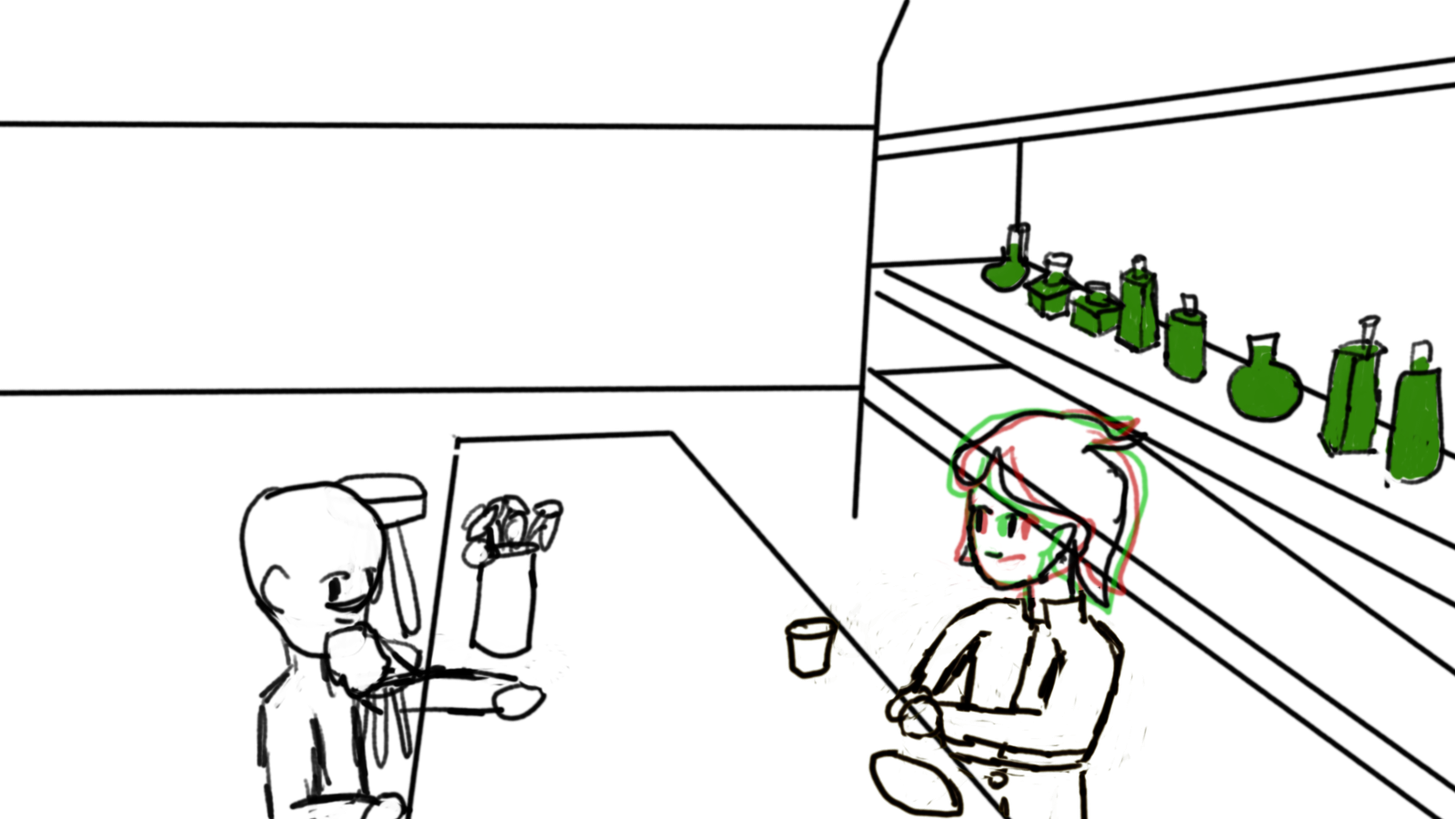
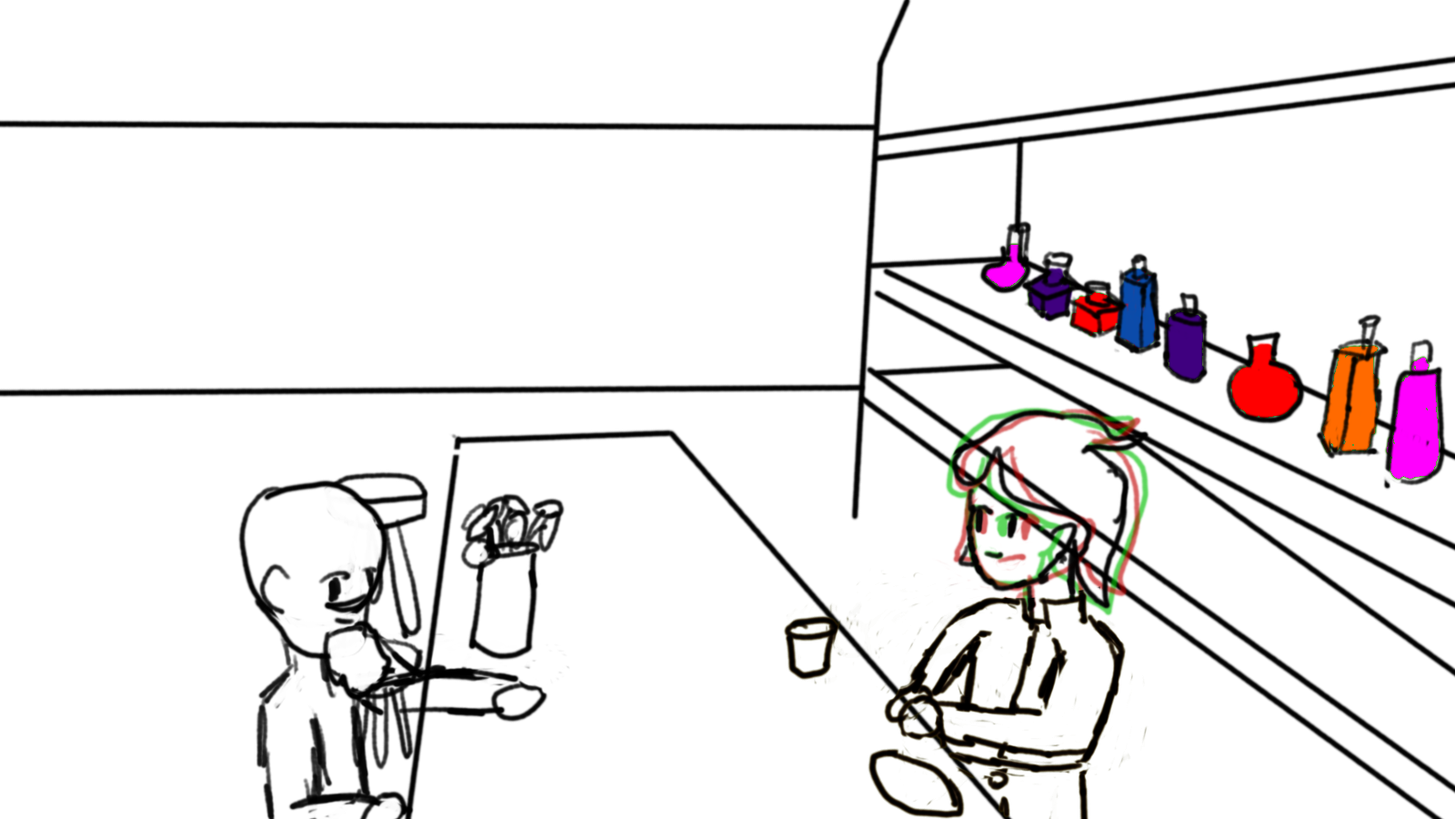
Layer changes from the first 1455px x 819px image to the second:
painted on "Barkeep" over [1165, 349, 1205, 382]
painted on "Background" (1st of 2) over [984, 244, 1439, 479]
painted on "background paint" over [984, 244, 1439, 479]
